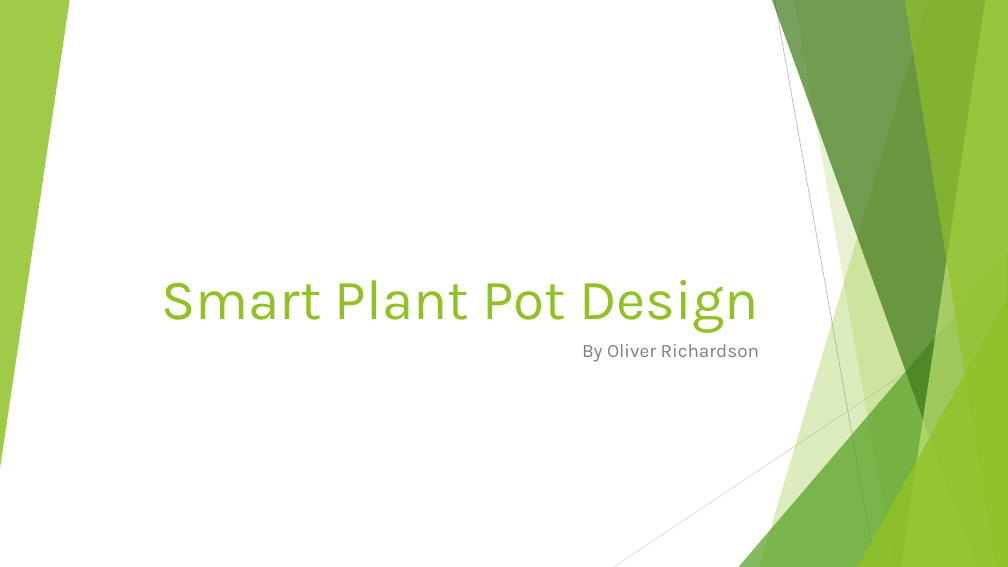
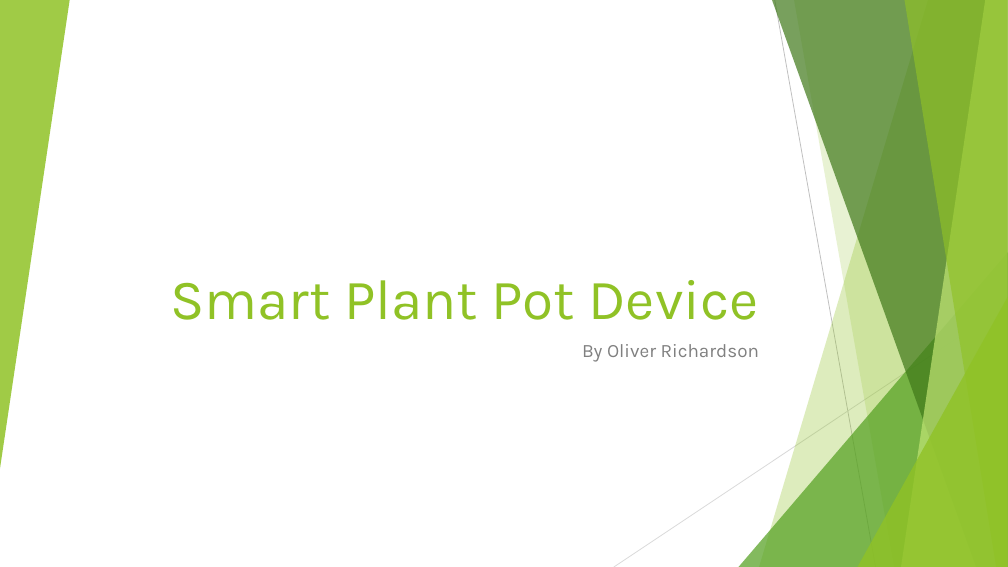
Before and after one commit to OliverWKRichardson/Internet-of-Things-Classwork, a slide deck: slide 1 of Assignment2/Design Jury/Presentation/or83 Design Jury.pptm. Drawn at 1008x567 pixels with LibreOffice and Linux fonts; fonts in the diff are those of the drawing. Boxes give left, top, right and bottom in pixels: in the first picture for what was removed or moved away, otherwise in the second. Text is boxed around its words. In the diff, an @@ line names an element or a change of style, - is before the commit and + after.

```diff
--- a/Assignment2/Design Jury/Presentation/or83 Design Jury.pptm
+++ b/Assignment2/Design Jury/Presentation/or83 Design Jury.pptm
@@ title at bbox=[170, 280, 759, 320]: text changed @@
-Smart Plant Pot Design
+Smart Plant Pot Device
```
Also in this commit, not shown: 1 other slide changed.
